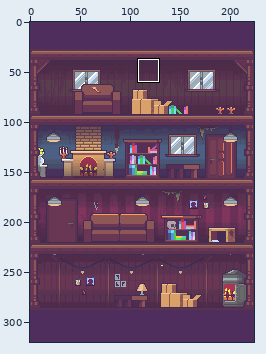
Two states of a sprite sheet, img/level1/bg.png. The picture above shows the old version from afar; the outline marks the close-up.
Close-up. First the earlier version:
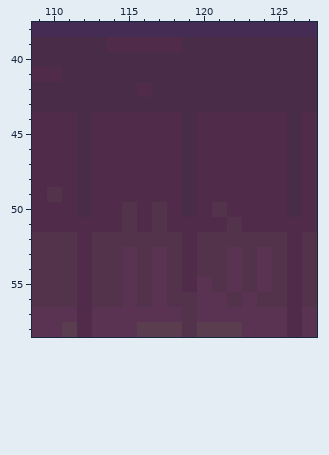
The file is 224x320 pixels. Colours within 5 levels of each other are drawn and written as one. Shown: x 109..127, y 38..58. The commit also changed other parts of the picture, which this record leaves out.
New version:
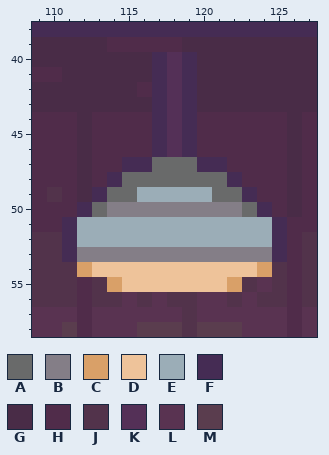
Palette (. is transparent): A #696a6a  B #847e87  C #d9a068  D #eec39a  E #9badb7  F #452c54  G #492c47  H #502c4a  J #52334b  K #543057  L #593351  M #5a3d4e
Difference:
Colour A replaces colour G in rows 47 to 48 at x 119.
Colour A replaces colour H in row 47 at x 117 to 118; in row 48 at x 115 to 118 and 120 to 121; in row 49 at x 114 to 115 and 121 to 122; in row 50 at x 113 and 123.
Colour B replaces colour G in row 50 at x 119.
Colour B replaces colour H in row 50 at x 114, 116, 118, 120 and 122; in row 53 at x 112 and 119.
Colour B replaces colour J in row 50 at x 115, 117 and 121; in row 53 at x 113 to 114, 116, 118, 120 to 121 and 123.
Colour B replaces colour L in row 53 at x 115, 117, 122 and 124.
Colour C replaces colour H in row 54 at x 112.
Colour C replaces colour J in row 55 at x 114.
Colour C replaces colour L in row 54 at x 124; in row 55 at x 122.
Colour D replaces colour H in rows 54 to 55 at x 119.
Colour D replaces colour J in row 54 at x 113 to 114, 116, 118, 120 to 121 and 123; in row 55 at x 116, 118 and 121.
Colour D replaces colour L in row 54 at x 115, 117 and 122; in row 55 at x 115, 117 and 120.
Colour E replaces colour G in row 49 at x 119.
Colour E replaces colour H in row 49 at x 116 to 118 and 120; in row 51 at x 112 to 114, 116, 118 to 121 and 123 to 124; in row 52 at x 112 and 119.
Colour E replaces colour J in row 51 at x 115, 117 and 122; in row 52 at x 113 to 118 and 120 to 124.
Colour F replaces colour G in rows 40 to 43 at x 117 and 119; in rows 44 to 46 at x 119; in row 50 at x 112.
Colour F replaces colour H in rows 44 to 46 at x 117; in row 47 at x 115 to 116 and 120 to 121; in row 48 at x 114 and 122; in row 49 at x 113 and 123; in row 50 at x 124; in row 51 at x 111 and 125.
Colour F replaces colour J in rows 52 to 53 at x 111 and 125.
Colour K replaces colour G in rows 40 to 43 at x 118.
Colour K replaces colour H in rows 44 to 46 at x 118.
Boxes around the changes in both close-ups, in picture pixels (x1, y1, x2, y2):
changed: (62, 52, 287, 292)
